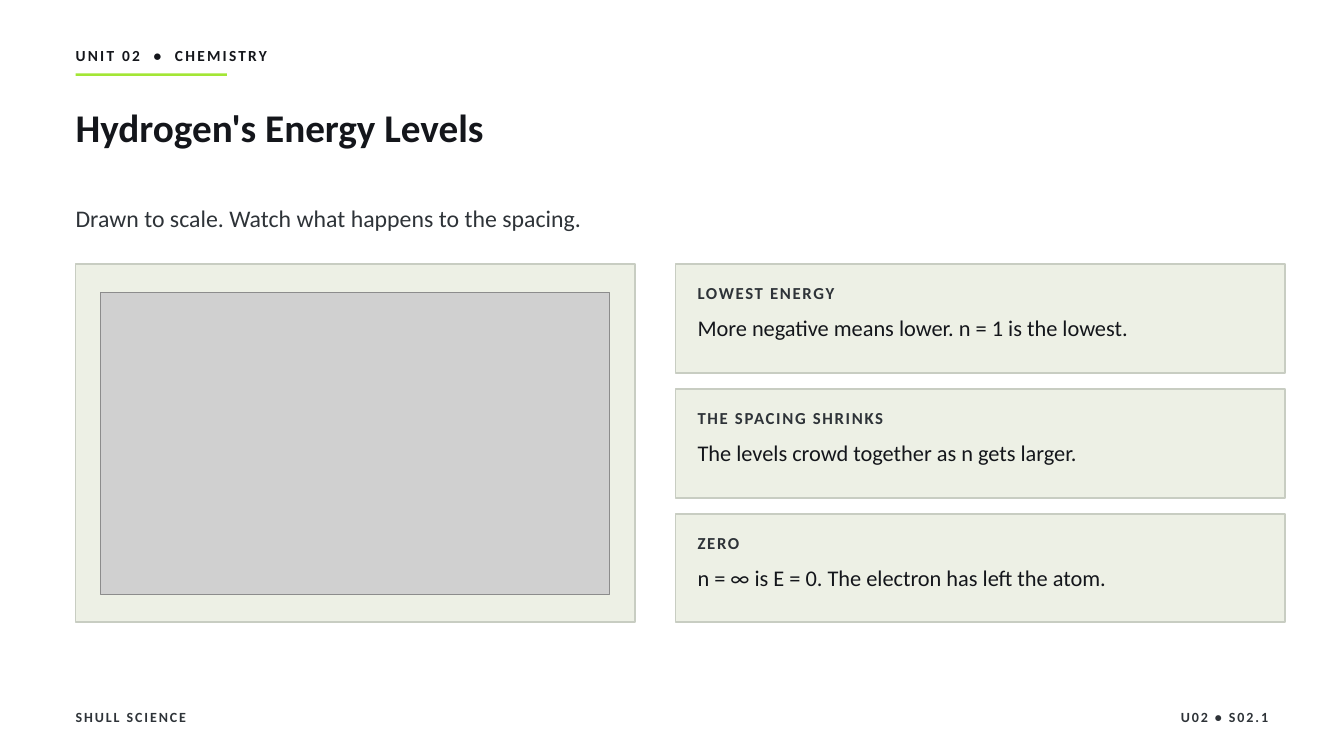
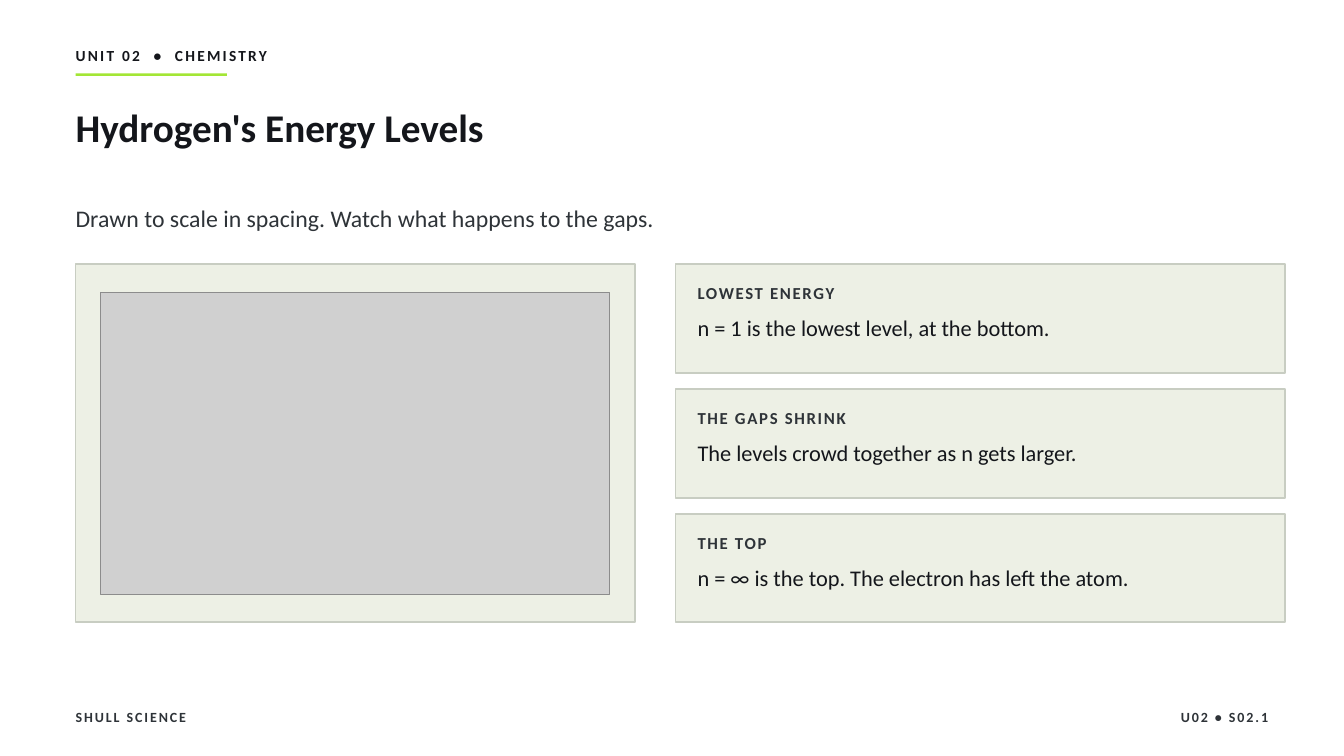
Before and after one commit to Hayabusa015/WorkWork, a slide deck: slide 9 of deliverables/chem-u02/SHULL_CHEM_Slides_U02_S02.1.pptx. Drawn at 1344x756 pixels with LibreOffice and Linux fonts; fonts in the diff are those of the drawing; grey boxes stand for pictures. Boxes give left, top, right and bottom in pixels: in the first picture for what was removed or moved away, otherwise in the second. Text is boxed around its words. In the diff, an @@ line names an element or a change of style, - is before the commit and + after.

```diff
--- a/deliverables/chem-u02/SHULL_CHEM_Slides_U02_S02.1.pptx
+++ b/deliverables/chem-u02/SHULL_CHEM_Slides_U02_S02.1.pptx
@@ text at box(76, 210, 653, 231): text changed @@
-Drawn to scale. Watch what happens to the spacing.
+Drawn to scale in spacing. Watch what happens to the gaps.
@@ text at box(698, 320, 1050, 339): text changed @@
-More negative means lower. n = 1 is the lowest.
+n = 1 is the lowest level, at the bottom.
@@ text at box(698, 413, 846, 424): text changed @@
-THE SPACING SHRINKS
+THE GAPS SHRINK
@@ text at box(698, 538, 766, 549): text changed @@
-ZERO
+THE TOP
@@ text at box(698, 570, 1129, 590): text changed @@
-n = ∞ is E = 0. The electron has left the atom.
+n = ∞ is the top. The electron has left the atom.
```
Also in this commit, not shown: 11 other slides changed, 1 slide added, 1 slide removed, 7 other files.
